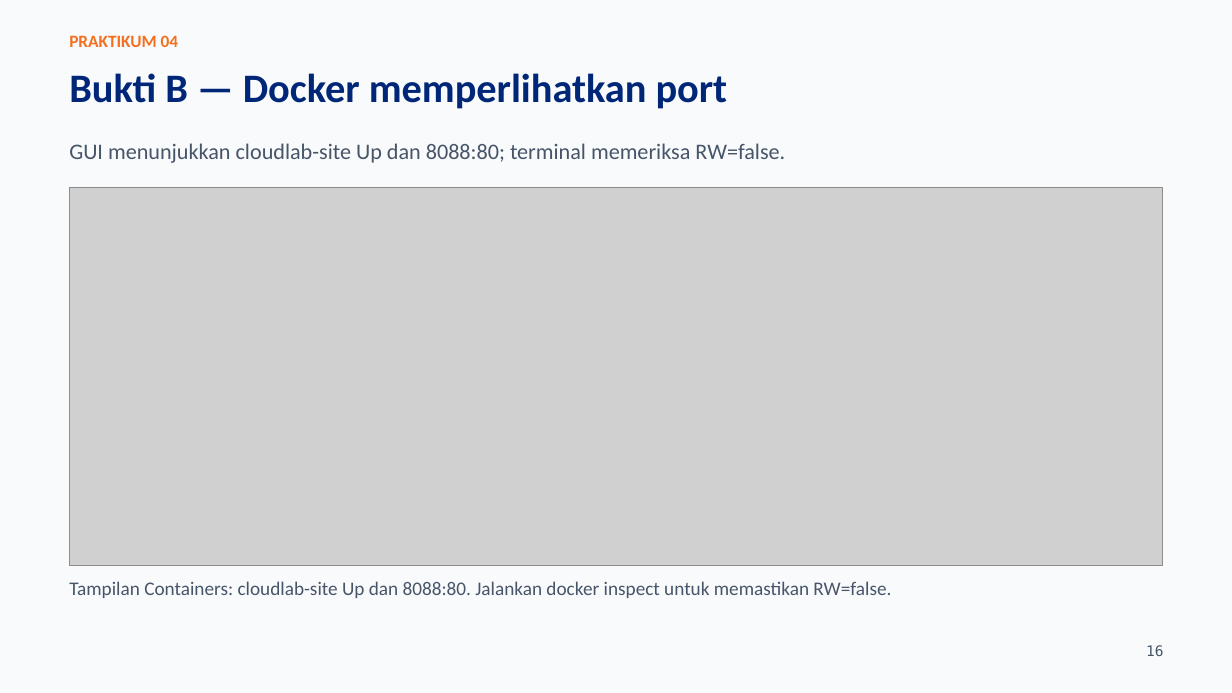
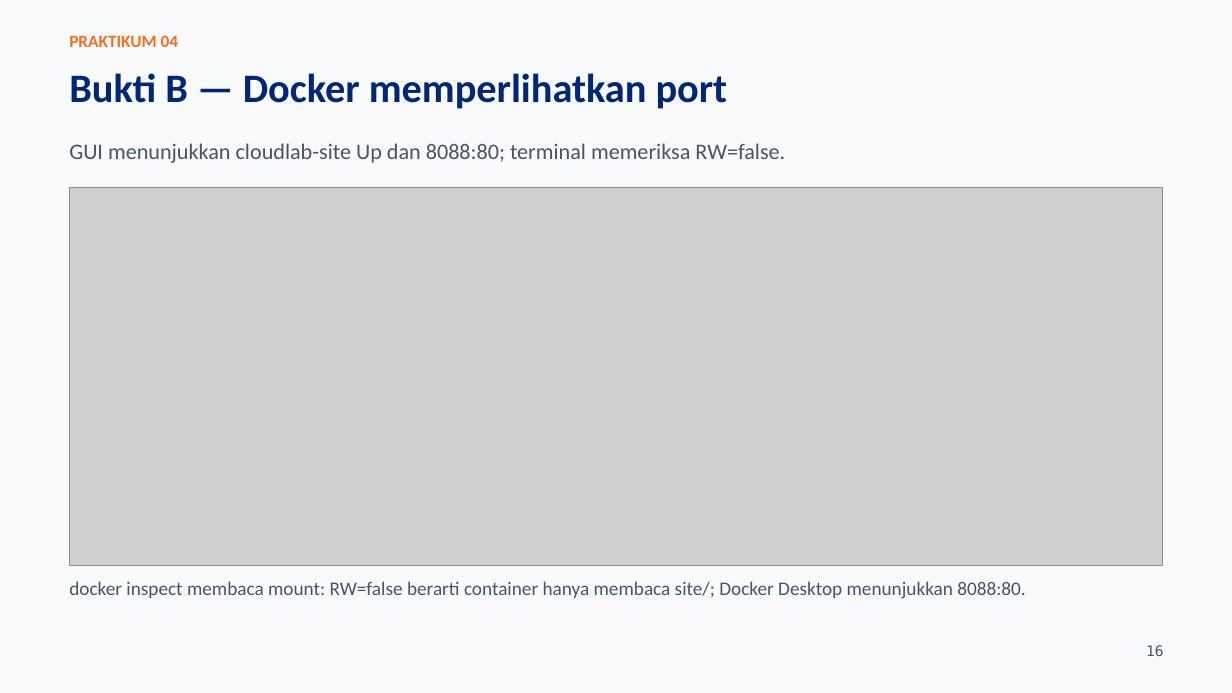
Before and after one commit to SeedFlora/meet4CloudService, a slide deck: slide 16 of slides/LAB04_Docker_Lifecycle_Praktikum.pptx. Drawn at 1232x693 pixels with LibreOffice and Linux fonts; fonts in the diff are those of the drawing; grey boxes stand for pictures. Boxes give left, top, right and bottom in pixels: in the first picture for what was removed or moved away, otherwise in the second. Text is boxed around its words. In the diff, an @@ line names an element or a change of style, - is before the commit and + after.

Commit message:
Explain Docker operations on Lab 04 evidence slides

```diff
--- a/slides/LAB04_Docker_Lifecycle_Praktikum.pptx
+++ b/slides/LAB04_Docker_Lifecycle_Praktikum.pptx
@@ text at box(69, 581, 1025, 599): text changed @@
-Tampilan Containers: cloudlab-site Up dan 8088:80. Jalankan docker inspect untuk memastikan RW=false.
+docker inspect membaca mount: RW=false berarti container hanya membaca site/; Docker Desktop menunjukkan 8088:80.
```
Also in this commit, not shown: 7 other slides changed.
